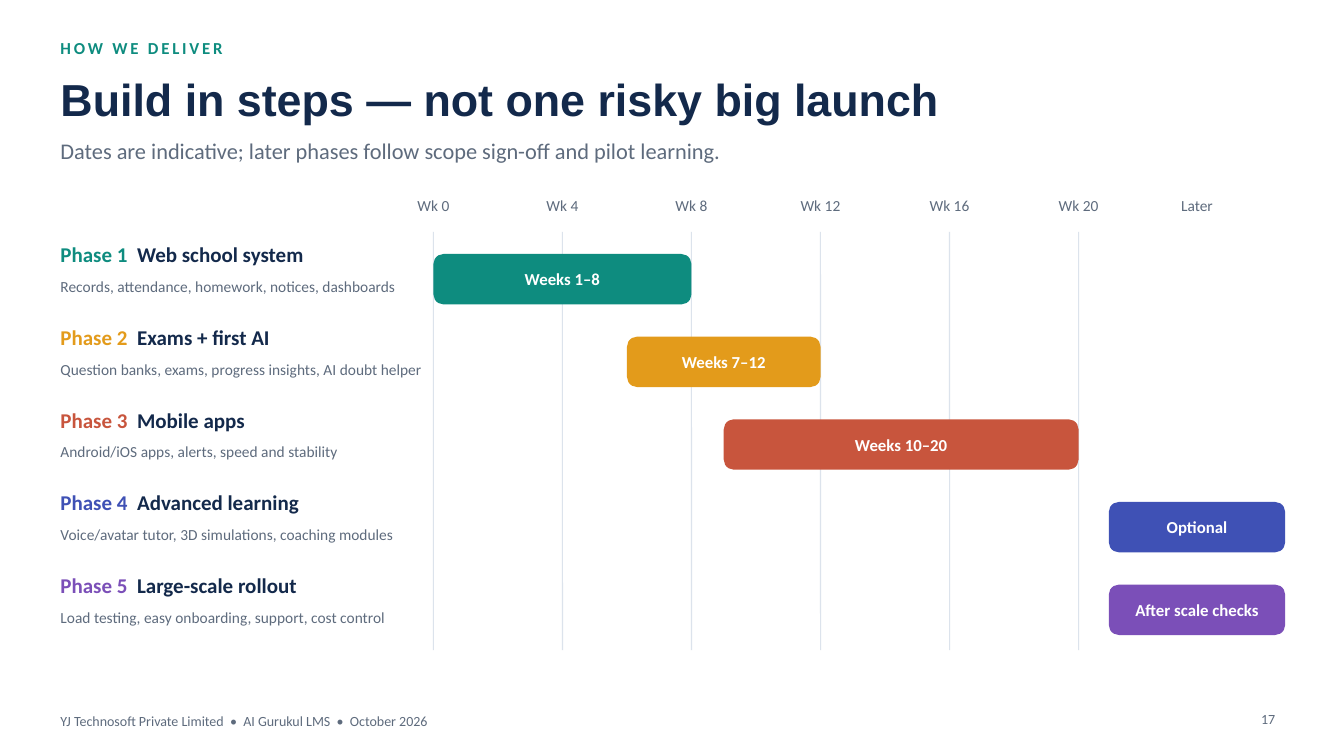
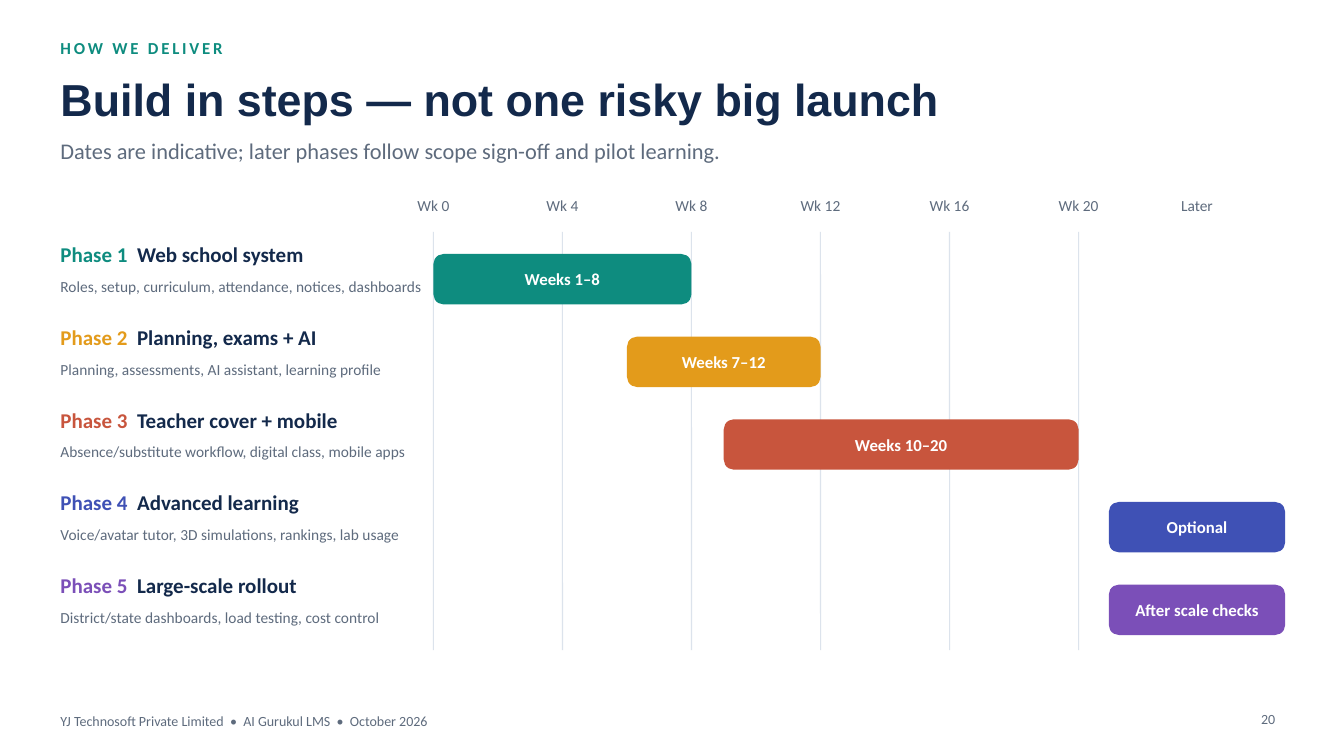
Before and after one commit to yatindradhurwe/yjtechnosoft, a slide deck: slide 20 of AI_Gurukul_Chhattisgarh_Edition.pptx (slide 17 before the commit). Drawn at 1344x756 pixels with LibreOffice and Linux fonts; fonts in the diff are those of the drawing. Boxes give left, top, right and bottom in pixels: in the first picture for what was removed or moved away, otherwise in the second. Text is boxed around its words. In the diff, an @@ line names an element or a change of style, - is before the commit and + after.

```diff
--- a/AI_Gurukul_Chhattisgarh_Edition.pptx
+++ b/AI_Gurukul_Chhattisgarh_Edition.pptx
@@ text at box(60, 281, 422, 295): text changed @@
-Records, attendance, homework, notices, dashboards
+Roles, setup, curriculum, attendance, notices, dashboards
@@ text at box(60, 330, 316, 349): text changed @@
-Phase 2 Exams + first AI
+Phase 2 Planning, exams + AI
@@ text at box(60, 364, 381, 378): text changed @@
-Question banks, exams, progress insights, AI doubt helper
+Planning, assessments, AI assistant, learning profile
@@ text at box(60, 413, 337, 428): text changed @@
-Phase 3 Mobile apps
+Phase 3 Teacher cover + mobile
@@ text at box(60, 446, 405, 460): text changed @@
-Android/iOS apps, alerts, speed and stability
+Absence/substitute workflow, digital class, mobile apps
@@ text at box(60, 529, 398, 543): text changed @@
-Voice/avatar tutor, 3D simulations, coaching modules
+Voice/avatar tutor, 3D simulations, rankings, lab usage
@@ text at box(60, 612, 379, 626): text changed @@
-Load testing, easy onboarding, support, cost control
+District/state dashboards, load testing, cost control
@@ page number at box(1261, 715, 1275, 724): text changed @@
-17
+20
```
Also in this commit, not shown: 3 other slides changed, 6 slides added, 1 slide removed.
